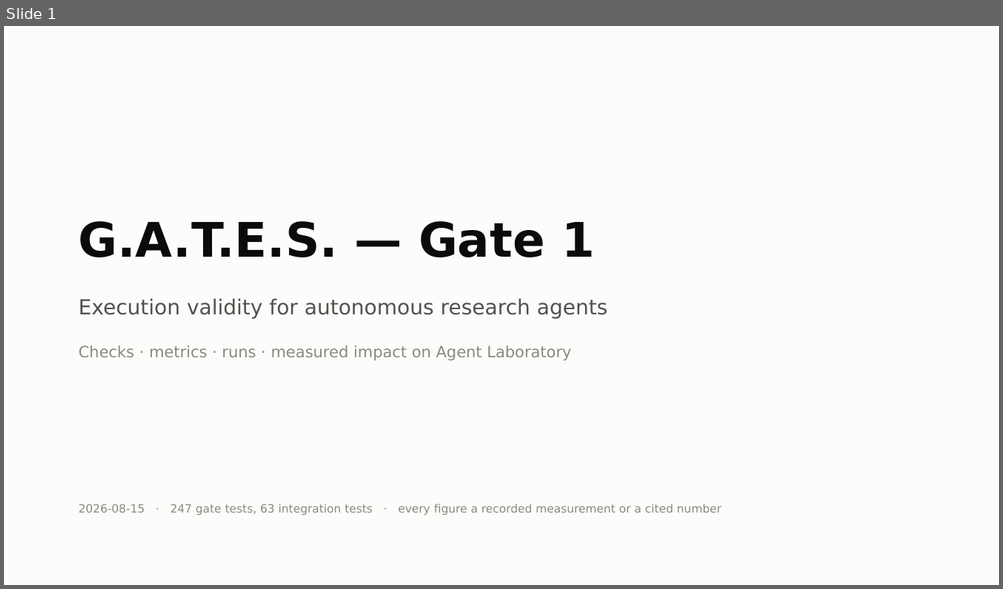
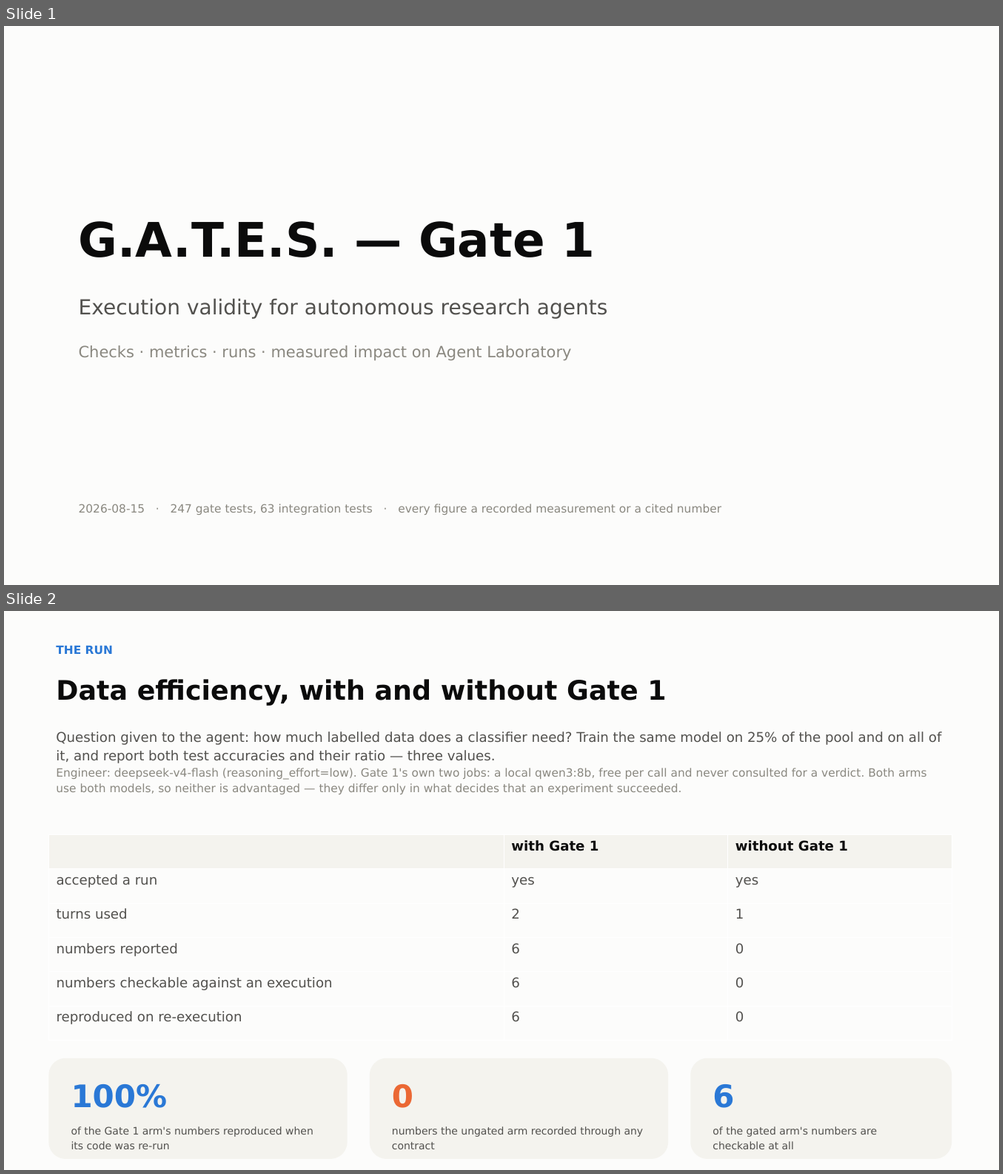
Before and after one commit to bananatruck/gates, a slide deck: reports/GATE1_DECK.pptx. Shown one above the other, each under a label of ours: slide 1 before the commit, slides 1 and 2 after it. The pictures are 1003x589 and 1003x1174 pixels, drawn with LibreOffice and Linux fonts; fonts in the diff are those of the drawing. Boxes give left, top, right and bottom in pixels: in the first picture for what was removed or moved away, otherwise in the second. Text is boxed around its words. In the diff, an @@ line names an element or a change of style, - is before the commit and + after.

```diff
--- a/reports/GATE1_DECK.pptx
+++ b/reports/GATE1_DECK.pptx
@@ slide 2 added at bbox=[4, 611, 999, 1170], background #FCFCFB @@
@@ text added at bbox=[56, 645, 113, 654], 11 pt, text #2A78D6, bold @@
+THE RUN
@@ text added at bbox=[56, 679, 666, 706], 26 pt, text #0B0B0B, bold @@
+Data efficiency, with and without Gate 1
@@ text added at bbox=[56, 732, 941, 795], 11 pt, text #8A8880 @@
+Question given to the agent: how much labelled data does a classifier need? Train the same model on 25% of the pool and on all of it, and report both test accuracies and their ratio — three values.
+Engineer: deepseek-v4-flash (reasoning_effort=low). Gate 1's own two jobs: a local qwen3:8b, free per call and never consulted for a verdict. Both arms use both models, so neither is advantaged — they differ only in what decides that an experiment succeeded.
@@ table added at bbox=[48, 834, 951, 1041], 6 rows, 3 columns @@
+ | with Gate 1 | without Gate 1
+accepted a run | yes | yes
+turns used | 2 | 1
+numbers reported | 6 | 0
+numbers checkable against an execution | 6 | 0
+reproduced on re-execution | 6 | 0
@@ rounded rectangle added at bbox=[48, 1059, 347, 1159], fill #F4F3EE @@
@@ rounded rectangle added at bbox=[370, 1059, 668, 1159], fill #F4F3EE @@
@@ rounded rectangle added at bbox=[691, 1059, 951, 1159], fill #F4F3EE @@
@@ text added at bbox=[71, 1085, 168, 1108], 30 pt, text #2A78D6, bold @@
+100%
@@ text added at bbox=[392, 1085, 413, 1108], 30 pt, text #EB6834, bold @@
+0
@@ text added at bbox=[712, 1085, 734, 1108], 30 pt, text #2A78D6, bold @@
+6
@@ text added at bbox=[71, 1127, 313, 1150], 10 pt, text #52514E @@
+of the Gate 1 arm's numbers reproduced when its code was re-run
@@ text added at bbox=[392, 1127, 643, 1150], 10 pt, text #52514E @@
+numbers the ungated arm recorded through any contract
@@ text added at bbox=[712, 1127, 877, 1150], 10 pt, text #52514E @@
+of the gated arm's numbers are checkable at all
```
Also in this commit, not shown: 1 slide changed, 6 other slides added, 11 other files.
